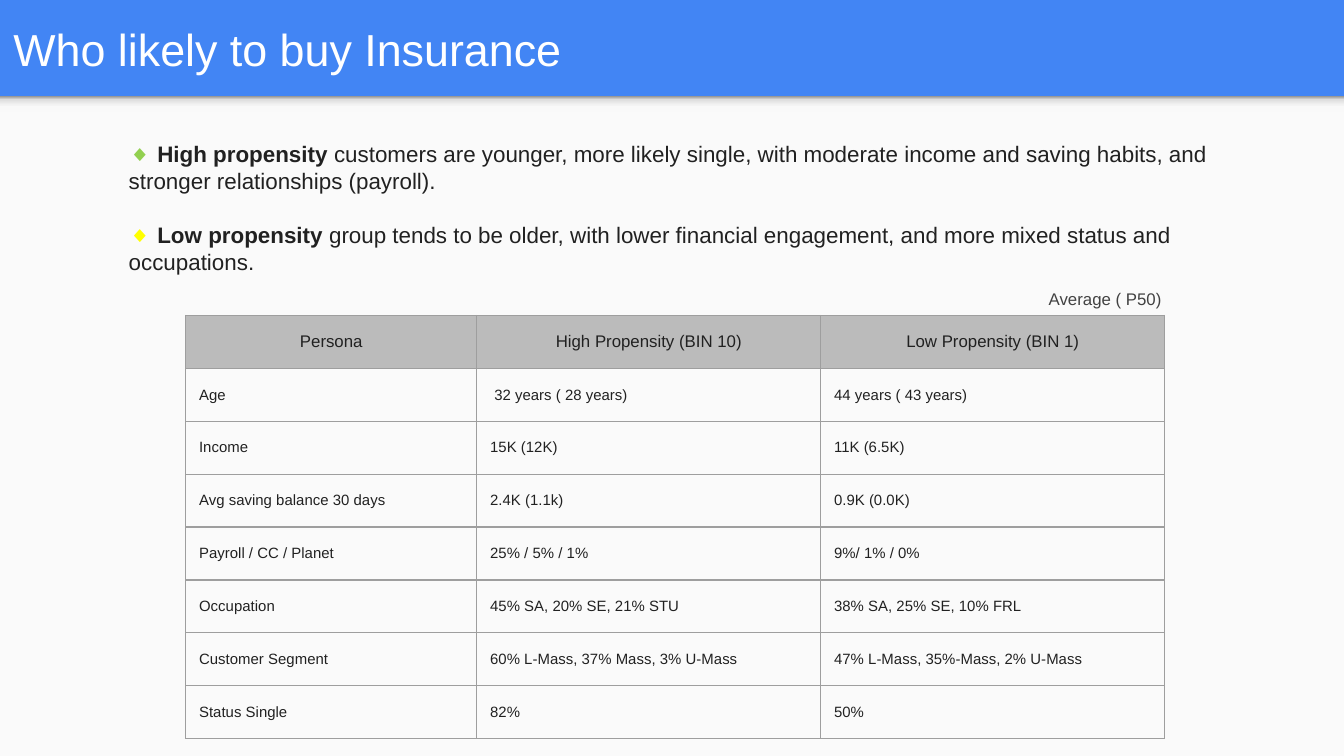
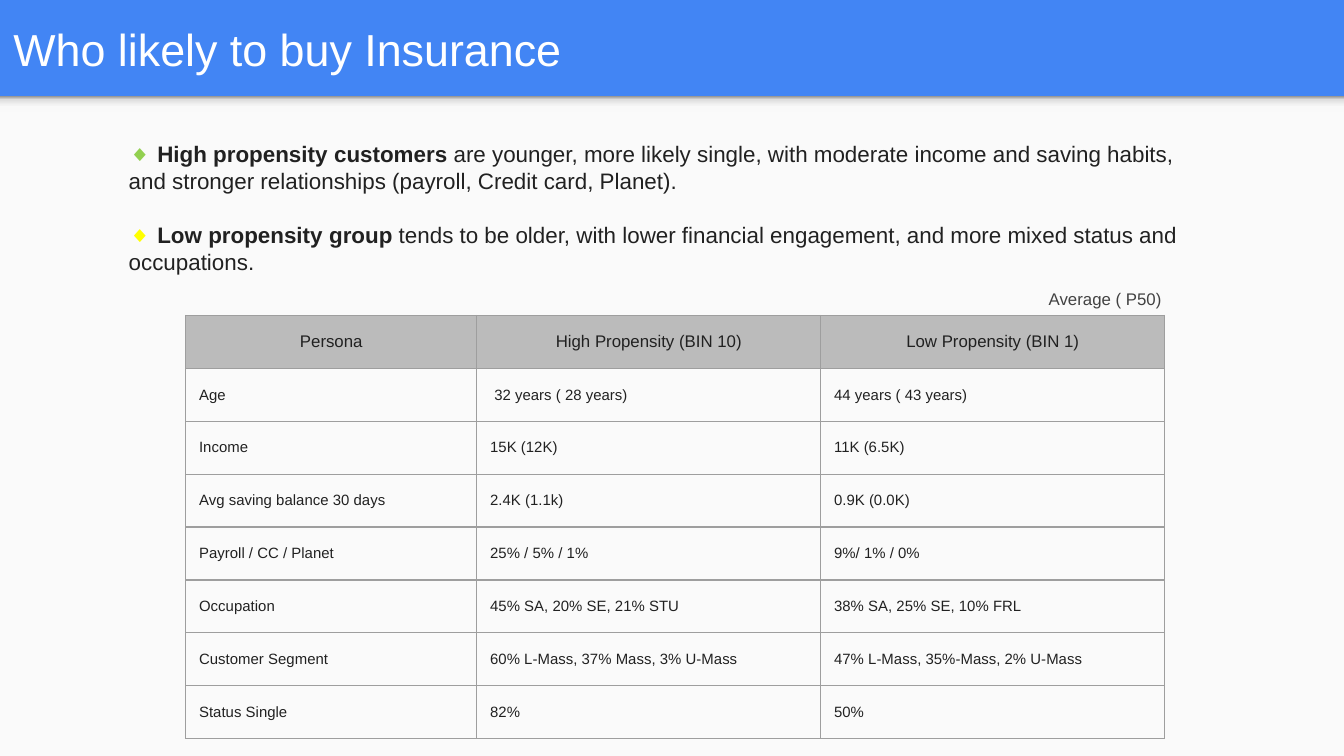
Before and after one commit to taitip-supha/insurance-propensity-model, a slide deck: slide 2 of Presentation_improve_campaign_response.pptx. Drawn at 1344x756 pixels with LibreOffice and Linux fonts; fonts in the diff are those of the drawing. Boxes give left, top, right and bottom in pixels: in the first picture for what was removed or moved away, otherwise in the second. Text is boxed around its words. In the diff, an @@ line names an element or a change of style, - is before the commit and + after.

```diff
--- a/Presentation_improve_campaign_response.pptx
+++ b/Presentation_improve_campaign_response.pptx
@@ text at [129, 145, 1173, 194]: text changed @@
-◆ High propensity customers are younger, more likely single, with moderate income and saving habits, and stronger relationships (payroll).
+◆ High propensity customers are younger, more likely single, with moderate income and saving habits, and stronger relationships (payroll, Credit card, Planet).
@@ text at [129, 226, 1176, 275]: bold on in "group" @@
```
Also in this commit, not shown: 3 other slides changed.
